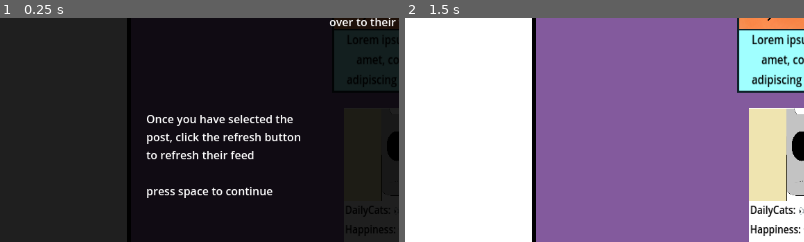
Above: before the commit, frames 1-2 (left to right).
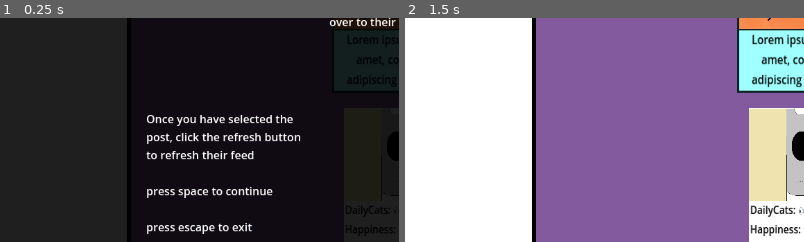
Above: after the commit, the same moments.

Repository: Wilvy10/Bonk
Game: Godot game, scene res://scenes/main_game.tscn
Two runs of this game, one before a commit and one after it. Both use one fixed random seed, a clock stepped at 60 frames per second and the inputs below. This scene is started directly instead of the project's main scene.
Inputs (mouse positions are % of the whole screen's width and height, from its top left):
- Up to frame 1 (0.25 s): no input
- Up to frame 2 (1.5 s): tap Enter at 0.5 s; move the mouse to (44, 30) at 0.52 s; tap Space at 0.77, 1.25 s; move the mouse to (30, 55) at 1.27 s
The pictures show only the part of the screen within x 36-86%, y 37-87%; the shares and areas given below are measured in that part.

The runs differ from the first frame. In frame 1, 0.5% of the frame differs, in the area x 36-64%, y 91-97%; in frame 2, nothing differs.

Commit message:
added space for ending
added state and function for ending

Diff:
--- a/sbgj-bonk(unnamed-project)/scenes/main_game.tscn
+++ b/sbgj-bonk(unnamed-project)/scenes/main_game.tscn
@@ -253,7 +253,9 @@
 offset_bottom = 447.0
 text = "Once you have selected the post, click the refresh button to refresh their feed
 
-press space to continue"
+press space to continue
+
+press escape to exit"
 autowrap_mode = 2
 
 [connection signal="button_down" from="post/Button" to="post" method="_on_button_button_down"]
--- a/sbgj-bonk(unnamed-project)/scripts/generator.gd
+++ b/sbgj-bonk(unnamed-project)/scripts/generator.gd
@@ -8,30 +8,36 @@
 var user = 1
 var catPostsNum = 2
 var catPosts = [post_0,post_1]
+var times_generated = 0
+
 func _init():
 	SelectPost()
 func setUser(_user):
 	user = _user
 
 func SelectPost():
-	var postsToGenerate = 2
-	var postsLeftToGenerate = 2
-	var postNum = 0
-	while postsLeftToGenerate > 0:
-		if user == 1:
-			#select only cat posts
-			postNum = randi() % catPostsNum - postsToGenerate + postsLeftToGenerate
-		if postNum < 0:
-			postNum = 0
-		postNum = retrieveAvailablePost(catPosts,postNum)
-		#print(postNum)
-		if postNum != null:
-			var postInstance = catPosts[postNum][0].instantiate()
-			add_child(postInstance)
-			postInstance.setStartPosition(locations[postsToGenerate - postsLeftToGenerate])
-			postInstance.set_global_position(locations[postsToGenerate - postsLeftToGenerate])
-			postsLeftToGenerate -= 1
-			catPosts[postNum][1] = true
+	if (times_generated == 10):
+		ending()
+	else:
+		times_generated += 1
+		var postsToGenerate = 2
+		var postsLeftToGenerate = 2
+		var postNum = 0
+		while postsLeftToGenerate > 0:
+			if user == 1:
+				#select only cat posts
+				postNum = randi() % catPostsNum - postsToGenerate + postsLeftToGenerate
+			if postNum < 0:
+				postNum = 0
+			postNum = retrieveAvailablePost(catPosts,postNum)
+			#print(postNum)
+			if postNum != null:
+				var postInstance = catPosts[postNum][0].instantiate()
+				add_child(postInstance)
+				postInstance.setStartPosition(locations[postsToGenerate - postsLeftToGenerate])
+				postInstance.set_global_position(locations[postsToGenerate - postsLeftToGenerate])
+				postsLeftToGenerate -= 1
+				catPosts[postNum][1] = true
 
 
 #list functions
@@ -47,3 +53,6 @@
 func resetAvailablePosts():
 	for i in catPosts.size():
 		catPosts[i][1] = false
+
+func ending():
+	pass
